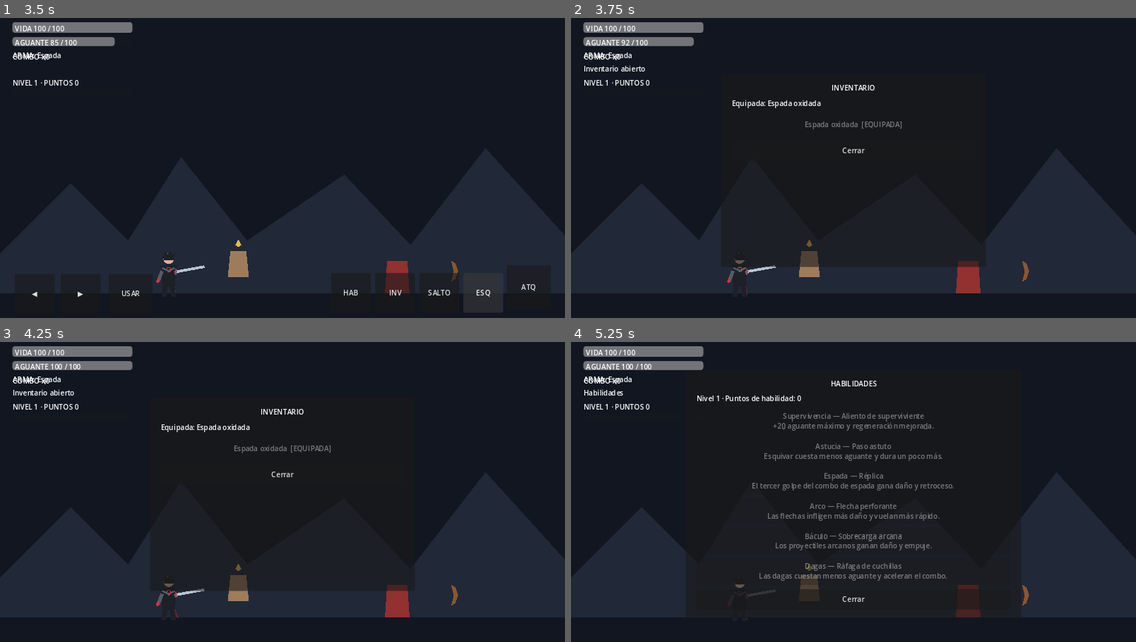
Above: before the commit, frames 1-4 (two rows, left to right).
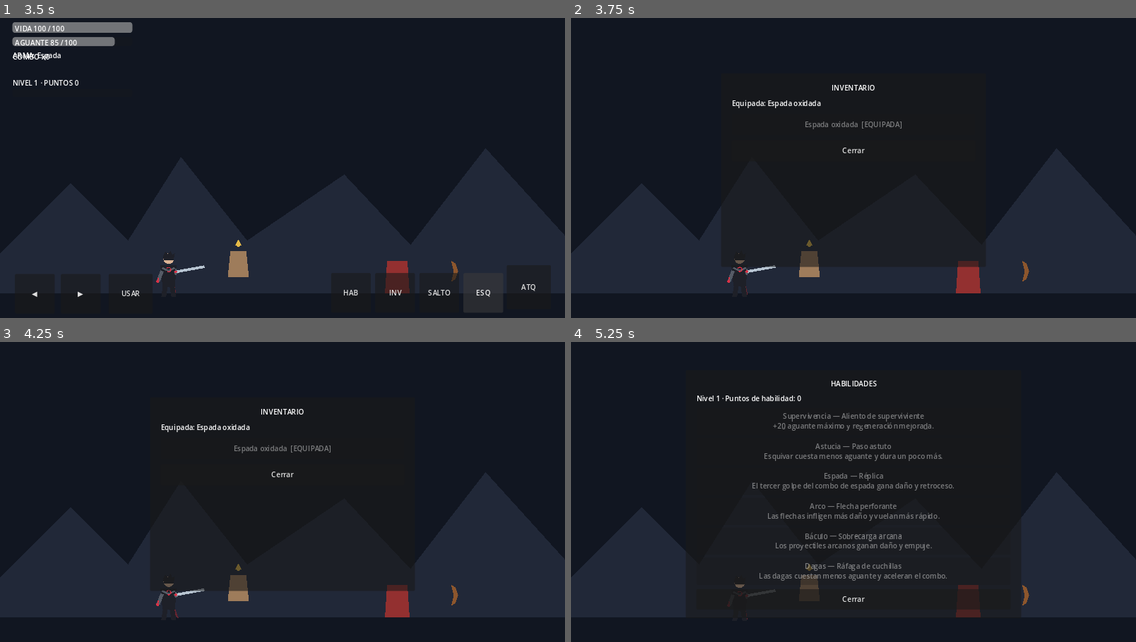
Above: after the commit, the same moments.

Repository: LoloscarPrr/EchoFragment
Game: Godot game, scene res://scenes/main/Main.tscn
Same seed, same stepped clock (60 frames per second), same inputs: the game is played once before the commit and once after it.
Inputs:
- Up to frame 1 (3.5 s): click "◀" at 0.5 s; click "▶" at 1.25 s; click "SALTO" at 2 s; click "ESQ" at 2.75 s
- Up to frame 2 (3.75 s): click "INV" at 3.5 s
- Up to frame 3 (4.25 s): no input
- Up to frame 4 (5.25 s): click "Cerrar" at 4.25 s; click "HAB" at 5 s

Frame 1 is identical in both runs. In frame 2, 1.7% of the frame differs, in the area x 2-24%, y 1-23%; in frame 3, 1.7%; in frame 4, 1.7%.

Commit message:
ui: hide gameplay HUD behind modal panels

Diff:
--- a/scripts/main/Main.gd
+++ b/scripts/main/Main.gd
@@ -1,6 +1,7 @@
 extends Node2D
 
 @onready var player = $Player
+@onready var hud: Control = $UI/HUD
 @onready var health_bar: ProgressBar = $UI/HUD/HealthBar
 @onready var health_label: Label = $UI/HUD/HealthLabel
 @onready var stamina_bar: ProgressBar = $UI/HUD/StaminaBar
@@ -136,6 +137,7 @@
 	return nearest
 
 func _open_inventory() -> void:
+	hud.visible = false
 	player.can_control = false
 	player.velocity = Vector2.ZERO
 	virtual_controls.visible = false
@@ -143,6 +145,7 @@
 	status_label.text = "Inventario abierto"
 
 func _open_skills() -> void:
+	hud.visible = false
 	player.can_control = false
 	player.velocity = Vector2.ZERO
 	virtual_controls.visible = false
@@ -155,6 +158,7 @@
 		status_label.text = "Arma equipada"
 
 func _on_inventory_closed() -> void:
+	hud.visible = true
 	player.can_control = true
 	virtual_controls.visible = true
 	status_label.text = ""
@@ -166,6 +170,7 @@
 		_refresh_progression()
 
 func _on_skills_closed() -> void:
+	hud.visible = true
 	player.can_control = true
 	virtual_controls.visible = true
 	status_label.text = ""
@@ -214,6 +219,7 @@
 	_refresh_progression()
 
 func _on_event_started(event_id: StringName, title: String, body: String, choices: Array) -> void:
+	hud.visible = false
 	_active_event_id = event_id
 	player.can_control = false
 	player.velocity = Vector2.ZERO
@@ -286,6 +292,7 @@
 	narrative_controller.world_state.set_flag(&"road_to_valle_gris_open", true)
 
 func _on_narrative_dismissed() -> void:
+	hud.visible = true
 	_active_event_id = &""
 	player.can_control = true
 	virtual_controls.visible = true
@@ -331,6 +338,7 @@
 	else:
 		world.set_flag(&"adventurer_fallen", true)
 
+	hud.visible = false
 	chronicle_panel.show_chronicle(world, player)
 
 func _restart_adventure() -> void:
